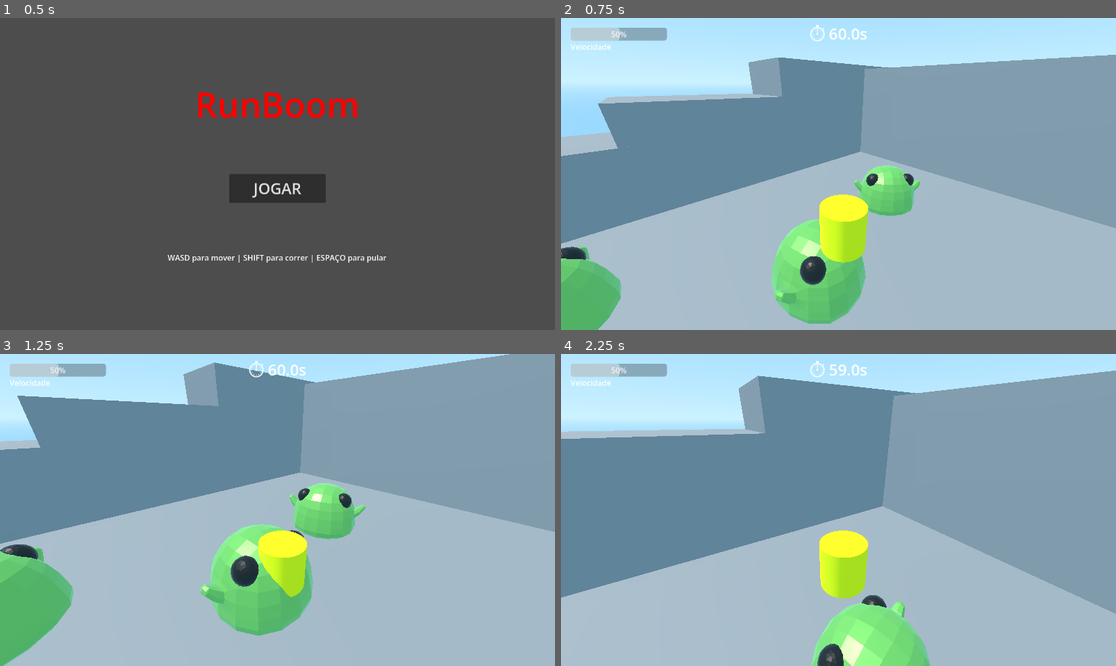
Above: before the commit, frames 1-4 (two rows, left to right).
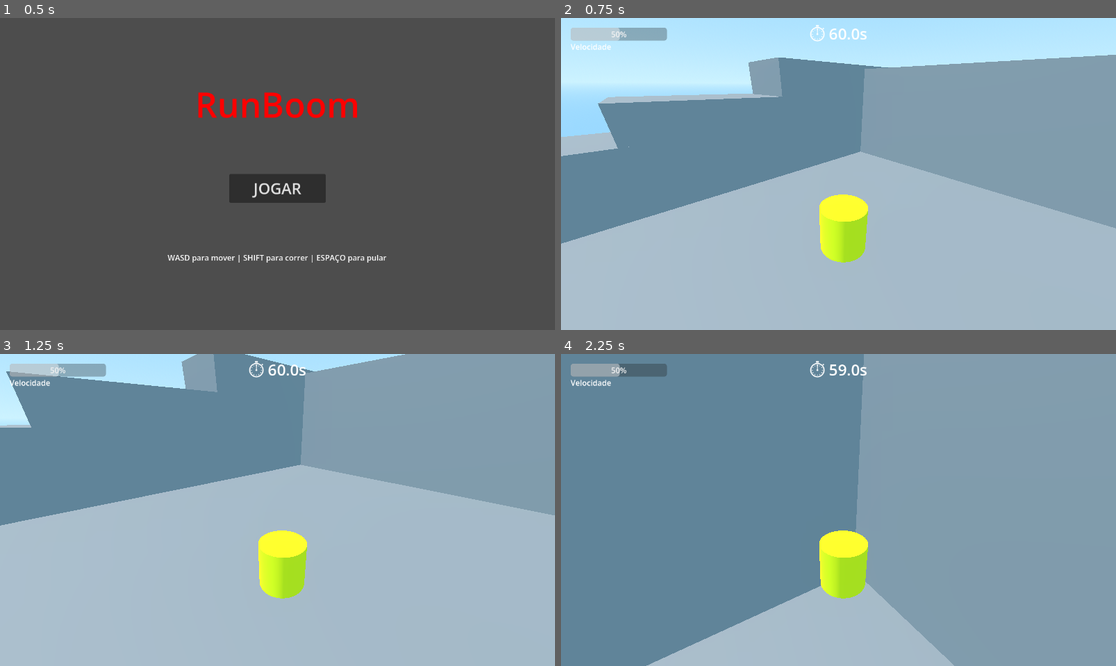
Above: after the commit, the same moments.

Repository: Eros-afk/Trabalho-Computacao-Grafica2
Game: Godot game, scene res://Menu.tscn
Two runs of this game, one before a commit and one after it. Both use one fixed random seed, a clock stepped at 60 frames per second and the inputs below.
Inputs (mouse positions are in pixels of both pictures, inside the frame that each line leads up to):
- Up to frame 1 (0.5 s): no input
- Up to frame 2 (0.75 s): click "JOGAR" at 0.5 s
- Up to frame 3 (1.25 s): no input
- Up to frame 4 (2.25 s): tap Enter (ui_accept) at 1.25, 1.52 s; move the mouse to (866, 510) at 1.27 s; hold Shift (run, bound only after the commit) 1.28-2.03 s; hold Up (ui_up) from 1.28 s (still down); move the mouse to (810, 510) at 2.02 s; tap Shift (run, bound only after the commit) at 2.1 s

Frame 1 is identical in both runs. In frame 2, 7.3% of the frame differs, in the area x 0-65%, y 47-100%; in frame 3, 18%; in frame 4, 46%, in the area x 0-100%, y 0-100%.

Commit message:
fix: enemies moviment and interation with envioment

Diff:
--- a/run-boom/Enemy.gd
+++ b/run-boom/Enemy.gd
@@ -1,15 +1,24 @@
 extends CharacterBody3D
 
 var speed: float
+const JUMP_VELOCITY = 8.0
+var jump_timer = 0.0
 
 func _ready():
-	speed = randf_range(1.0, 2.0)
+	speed = randf_range(5.0, 6.0)
 
 var gravity = ProjectSettings.get_setting("physics/3d/default_gravity")
 
 func _physics_process(delta):
 	if not is_on_floor():
 		velocity.y -= gravity * delta
+	else:
+		if is_on_wall() and jump_timer <= 0:
+			velocity.y = JUMP_VELOCITY
+			jump_timer = 1.0
+
+	if jump_timer > 0:
+		jump_timer -= delta
 
 	var player = get_tree().get_first_node_in_group("player")
 	if player:
--- a/run-boom/EnemySpawner.gd
+++ b/run-boom/EnemySpawner.gd
@@ -1,16 +1,16 @@
 extends Node3D
 
 @export var enemy_scene: PackedScene
-@export var spawn_count: int = 5
-@export var spawn_radius: float = 10.0
+@export var spawn_count: int = 8
+@export var spawn_area: Vector2 = Vector2(34.0, 38.0)
 
 func _ready():
 	if enemy_scene:
 		for i in range(spawn_count):
 			var spawn_pos = Vector3(
-				randf_range(-spawn_radius, spawn_radius),
-				1.0, # Altura fixa para evitar que caia no limbo ou nasça embaixo do chão
-				randf_range(-spawn_radius, spawn_radius)
+				randf_range(-spawn_area.x, spawn_area.x),
+				15.0, # Caindo do céu para evitar nascer preso em objetos
+				randf_range(-spawn_area.y, spawn_area.y)
 			)
 			var enemy_instance = enemy_scene.instantiate()
 			enemy_instance.global_position = spawn_pos
--- a/run-boom/player.gd
+++ b/run-boom/player.gd
@@ -2,11 +2,13 @@
 
 # --- Variáveis de Movimento Padrão ---
 const WALK_SPEED = 5.0
-const RUN_SPEED = 9.0 # Velocidade ao correr
+const RUN_SPEED = 10.0 # Velocidade ao correr
+const JUMP_VELOCITY = 6
+
 var base_speed = WALK_SPEED
-var speed_multiplier = 1.0
+var speed_multiplier = 2.0
 var current_speed = WALK_SPEED
-const JUMP_VELOCITY = 6
+
 
 # --- Variáveis do Dash ---
 const DASH_SPEED = 18.0
--- a/run-boom/project.godot
+++ b/run-boom/project.godot
@@ -49,6 +49,11 @@
 , Object(InputEventKey,"resource_local_to_scene":false,"resource_name":"","device":-1,"window_id":0,"alt_pressed":false …(183 unchanged characters)…
 ]
 }
+run={
+"deadzone": 0.5,
+"events": [Object(InputEventKey,"resource_local_to_scene":false,"resource_name":"","device":-1,"window_id":0,"alt_pressed":false,"shift_pressed":false,"ctrl_pressed":false,"meta_pressed":false,"pressed":false,"keycode":4194325,"physical_keycode":0,"key_label":0,"unicode":0,"location":1,"echo":false,"script":null)
+]
+}
 
 [physics]
 
